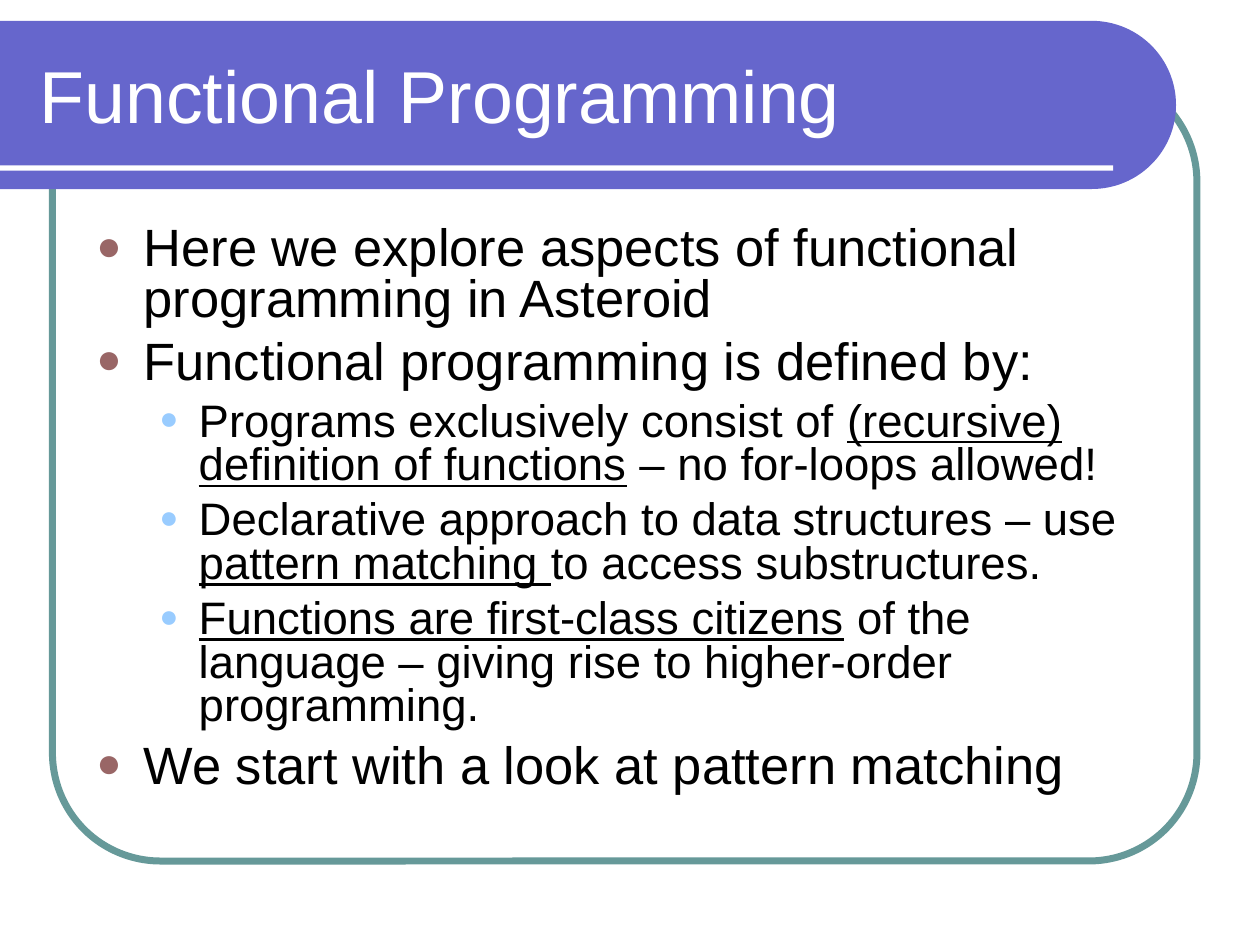
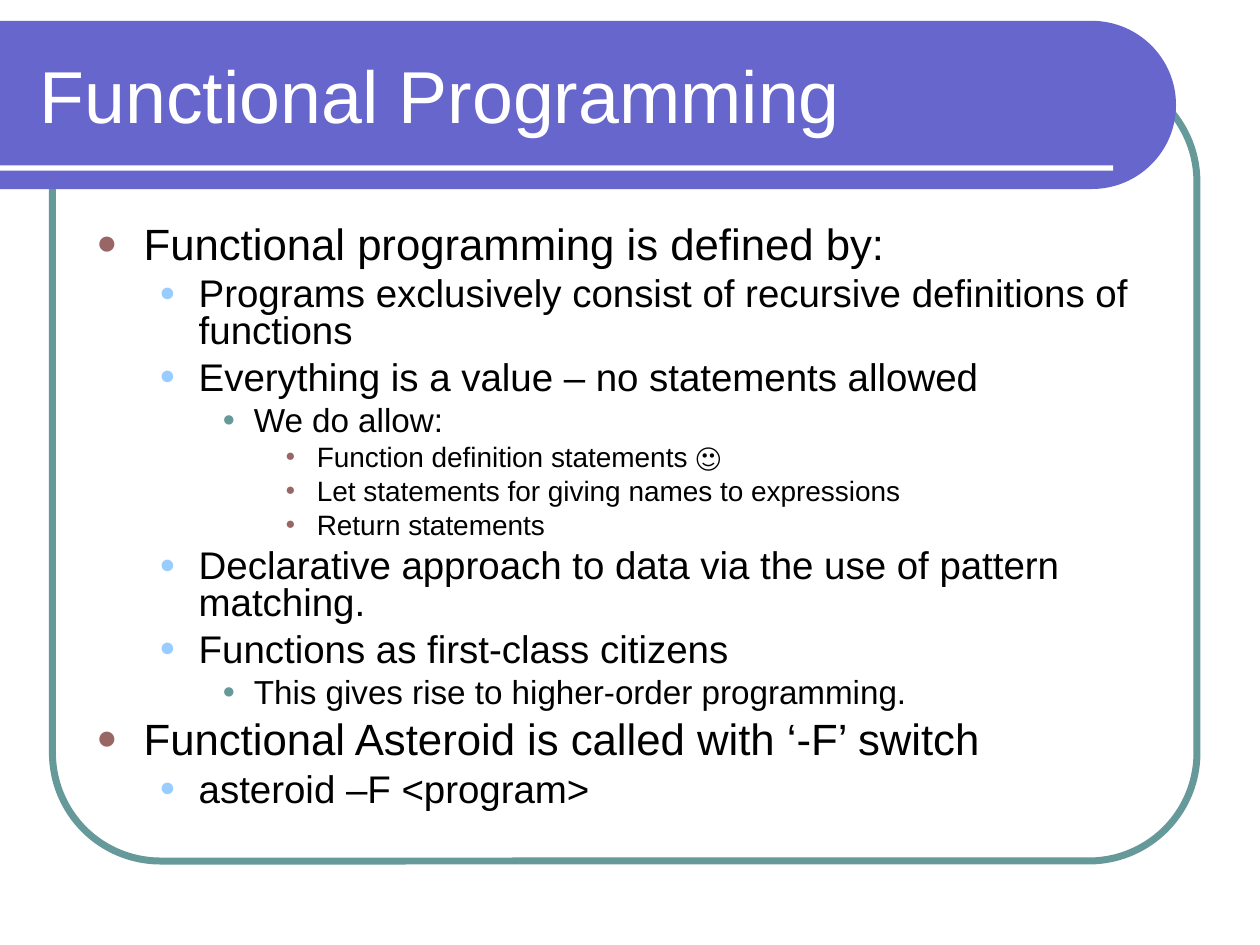
Before and after one commit to lutzhamel/CSC301, a slide deck: slide 1 of notes/csc301-ln013.ppt. Drawn at 1260x945 pixels with LibreOffice and Linux fonts; fonts in the diff are those of the drawing. Boxes give left, top, right and bottom in pixels: in the first picture for what was removed or moved away, otherwise in the second. Text is boxed around its words. In the diff, an @@ line names an element or a change of style, - is before the commit and + after.

```diff
--- a/notes/csc301-ln013.ppt
+++ b/notes/csc301-ln013.ppt
@@ text at [144, 228, 1019, 328]: paragraph removed @@
-● Here we explore aspects of functional programming in Asteroid
@@ text at [144, 228, 884, 269]: size 30 to 25 pt in "Functional programming is defined by:"; less space between paragraphs @@
@@ text at [144, 279, 1127, 810]: text changed; size 26 to 22 pt @@
-  ● Programs exclusively consist of (recursive) definition of functions – no for-loops allowed!
-  ● Declarative approach to data structures – use pattern matching to access substructures.
-  ● Functions are first-class citizens of the language – giving rise to higher-order programming.
-● We start with a look at pattern matching
+  ● Programs exclusively consist of recursive definitions of functions
+  ● Everything is a value – no statements allowed
+    ● We do allow:
+      ● Function definition statements 🙂
+      ● Let statements for giving names to expressions
+      ● Return statements
+  ● Declarative approach to data via the use of pattern matching.
+  ● Functions as first-class citizens
+    ● This gives rise to higher-order programming.
+● Functional Asteroid is called with ‘-F’ switch
+  ● asteroid –F <program>
```
Also in this commit, not shown: 1 other slide changed, 11 slides added, 18 slides removed, 28 other files.
